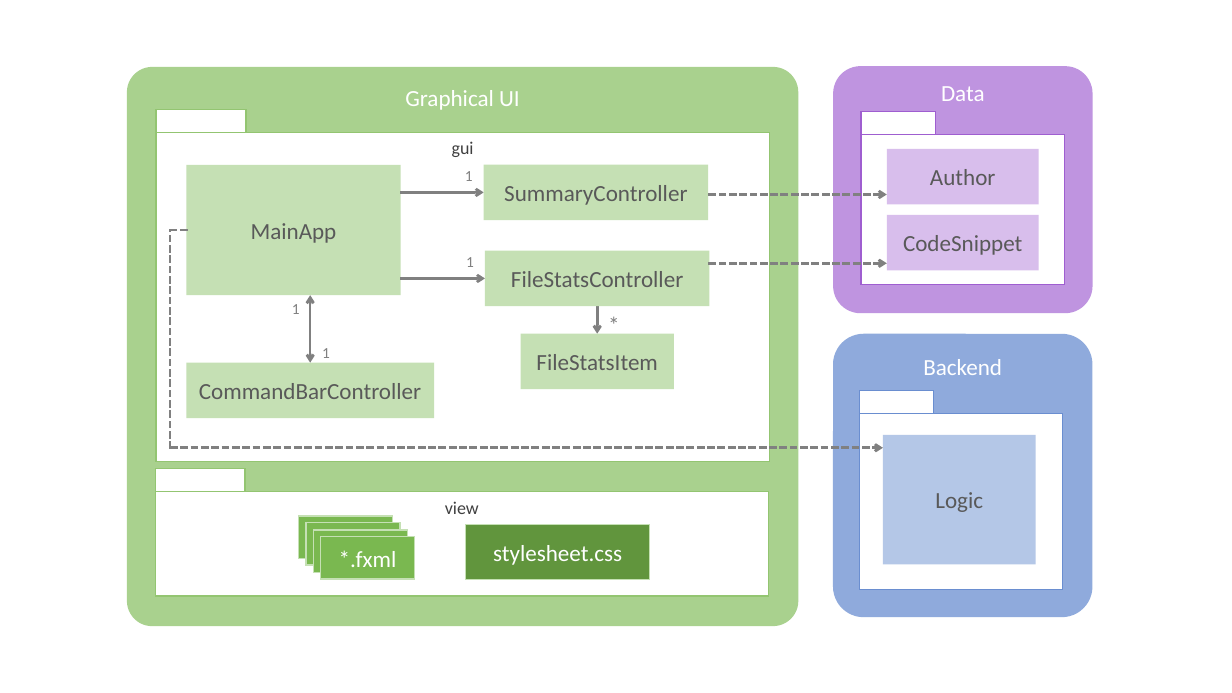
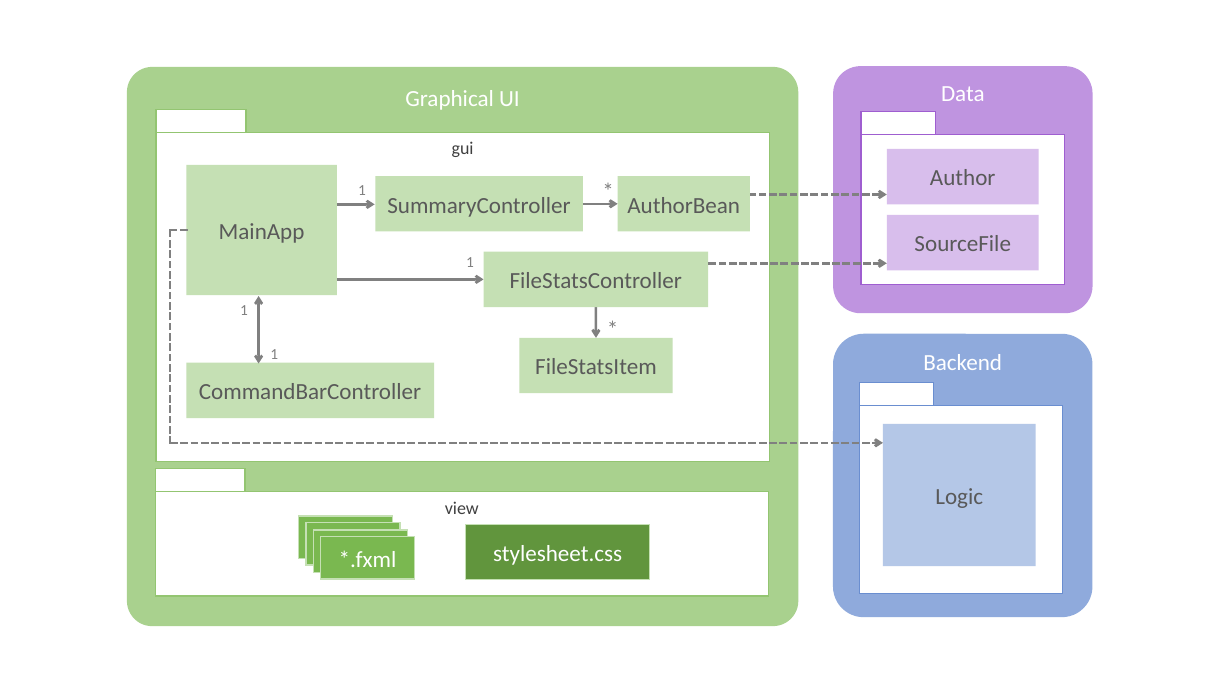
Before and after one commit to se-edu/collate, a slide deck: slide 2 of docs/Diagrams.pptx. Drawn at 1232x693 pixels with LibreOffice and Linux fonts; fonts in the diff are those of the drawing. Boxes give left, top, right and bottom in pixels: in the first picture for what was removed or moved away, otherwise in the second. Text is boxed around its words. In the diff, an @@ line names an element or a change of style, - is before the commit and + after.

Commit message:
Updated documentation for the new AuthorBean class.

```diff
--- a/docs/Diagrams.pptx
+++ b/docs/Diagrams.pptx
@@ rectangle "MainApp": place and size @@
-rectangle "MainApp" at <box>187,165,401,295</box>
+rectangle "MainApp" at <box>187,165,337,295</box>
@@ text "1": place and size @@
-text "1" at <box>465,171,473,181</box>
+text "1" at <box>358,185,366,195</box>
@@ rectangle "SummaryController": place and size @@
-rectangle "SummaryController" at <box>484,165,709,220</box>
+rectangle "SummaryController" at <box>375,177,583,232</box>
@@ text added at <box>593,172,625,209</box>, 18 pt, text #808080 @@
+*
@@ rectangle added at <box>617,177,750,232</box>, fill #C5E0B4, 18 pt, text #595959 @@
+AuthorBean
@@ arrow moved from (400, 192) - (484, 192) to (337, 204) - (375, 204) @@
@@ arrow added from (583, 204) to (617, 204), #808080 2 pt @@
@@ arrow moved from (710, 195) - (887, 195) to (750, 195) - (887, 195) @@
@@ line moved from (170, 448) - (170, 230) to (170, 443) - (170, 230) @@
@@ text in rectangle at <box>914,235,1010,251</box>: text changed @@
-CodeSnippet
+SourceFile
@@ 2 texts, 1 double arrow: place and size @@
-2 texts, 1 double arrow at <box>292,295,330,363</box>
+2 texts, 1 double arrow at <box>240,296,278,364</box>
@@ arrow moved from (400, 278) - (485, 278) to (337, 279) - (483, 279) @@
@@ arrow moved from (597, 306) - (597, 334) to (596, 307) - (596, 338) @@
@@ text "*": place and size @@
-text "*" at <box>599,306,630,343</box>
+text "*" at <box>598,311,629,348</box>
@@ rectangle "FileStatsItem": place and size @@
-rectangle "FileStatsItem" at <box>520,334,674,389</box>
+rectangle "FileStatsItem" at <box>519,338,673,394</box>
@@ rectangle: place and size @@
-rectangle at <box>860,390,933,413</box>
+rectangle at <box>860,383,933,406</box>
@@ rectangle: place and size @@
-rectangle at <box>860,413,1063,589</box>
+rectangle at <box>860,406,1063,593</box>
@@ arrow moved from (170, 448) - (884, 448) to (170, 443) - (884, 443) @@
@@ rectangle "Logic": place and size @@
-rectangle "Logic" at <box>884,435,1036,565</box>
+rectangle "Logic" at <box>884,424,1036,567</box>
```
Also in this commit, not shown: 2 other files.
